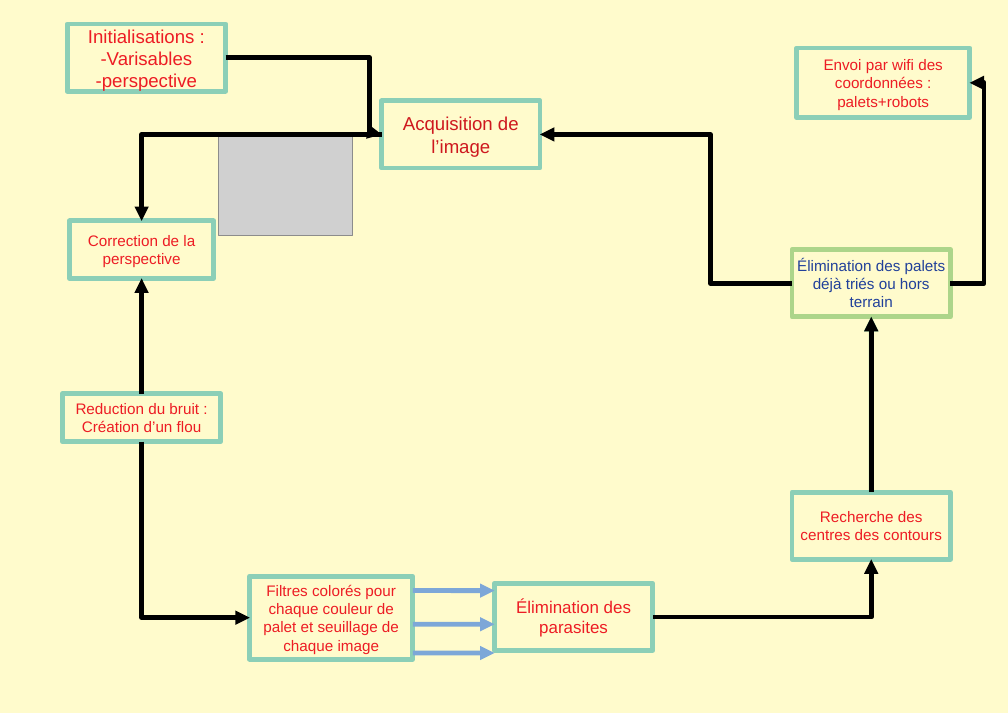
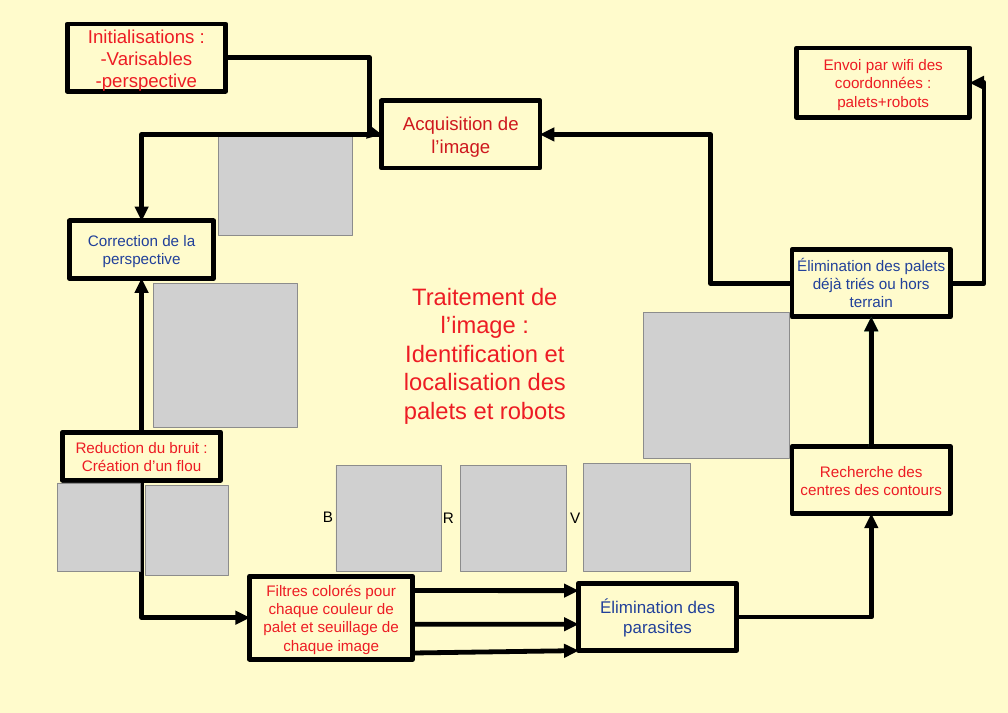
Before and after one commit to loic-broyer/Projet1A-2019-Phelma, a slide deck: slide 1 of poster_main.odp. Drawn at 1008x713 pixels with LibreOffice and Linux fonts; fonts in the diff are those of the drawing; grey boxes stand for pictures. Boxes give left, top, right and bottom in pixels: in the first picture for what was removed or moved away, otherwise in the second. Text is boxed around its words. In the diff, an @@ line names an element or a change of style, - is before the commit and + after.

```diff
--- a/poster_main.odp
+++ b/poster_main.odp
@@ rectangle "Correction de la perspective" at (70,221,213,278): text colour #ED1C24 to #21409A; outline #8CCFB7 5.67 pt to #000000 5.67 pt @@
@@ rectangle "Élimination des palets déjà triés ..." at (792,249,951,316): outline #ADD58A 5.67 pt to #000000 5.67 pt @@
@@ elbow arrow moved from (141, 394) - (141, 279) to (141, 432) - (141, 279) @@
@@ picture added at (154,284,298,427) @@
@@ text added at (404,287,566,424), 28 pt, text #ED1C24 @@
+Traitement de l’image :
+Identification et localisation des palets et robots
@@ picture added at (643,312,789,458) @@
@@ curved arrow moved from (871, 492) - (871, 317) to (871, 446) - (871, 317) @@
@@ elbow arrow moved from (871, 492) - (871, 317) to (871, 446) - (871, 317) @@
@@ rectangle "Reduction du bruit :": place and size @@
-rectangle "Reduction du bruit :" at (62,394,221,442)
+rectangle "Reduction du bruit :" at (62,432,221,481)
@@ outline #8CCFB7 5.67 pt to #000000 5.67 pt in 6 elements at (67,24,226,91), (382,101,540,168), (797,48,970,118), (249,576,413,659), (62,432,221,481), (792,446,951,513) @@
@@ rectangle "Recherche des centres des contours": place and size @@
-rectangle "Recherche des centres des contours" at (792,492,951,559)
+rectangle "Recherche des centres des contours" at (792,446,951,513)
@@ picture added at (336,466,441,571) @@
@@ picture added at (461,466,567,571) @@
@@ picture added at (584,463,692,571) @@
@@ picture added at (57,483,140,571) @@
@@ elbow arrow moved from (141, 441) - (250, 618) to (141, 480) - (250, 618) @@
@@ picture added at (146,486,228,575) @@
@@ text added at (323,511,333,522), 18 pt, text #000000 @@
+B
@@ text added at (443,512,454,523), 18 pt, text #000000 @@
+R
@@ text added at (570,512,580,523), 18 pt, text #000000 @@
+V
@@ elbow arrow moved from (653, 617) - (871, 559) to (737, 617) - (871, 514) @@
@@ arrow moved from (413, 591) - (495, 591) to (413, 591) - (579, 591) @@
@@ arrow (413, 591) - (579, 591): stroke #7DA7D8 5.67 pt to #000000 5.67 pt @@
@@ rectangle "Élimination des parasites" at (579,584,737,651): text colour #ED1C24 to #21409A; outline #8CCFB7 5.67 pt to #000000 5.67 pt @@
@@ rectangle "Élimination des parasites": place and size @@
-rectangle "Élimination des parasites" at (495,584,653,651)
+rectangle "Élimination des parasites" at (579,584,737,651)
@@ arrow moved from (413, 624) - (495, 624) to (413, 624) - (579, 624) @@
@@ arrow (413, 624) - (579, 624): stroke #7DA7D8 5.67 pt to #000000 5.67 pt @@
@@ arrow moved from (413, 653) - (495, 653) to (413, 653) - (579, 651) @@
@@ arrow (413, 653) - (579, 651): stroke #7DA7D8 5.67 pt to #000000 5.67 pt @@
```
